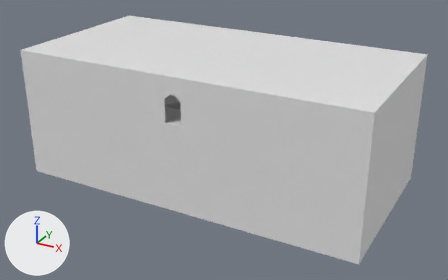
The Blender file Assets/Models/Environment/Scenes/Tutorial/tutorial_facilityRoomPushing2.blend: old version first, new version second.
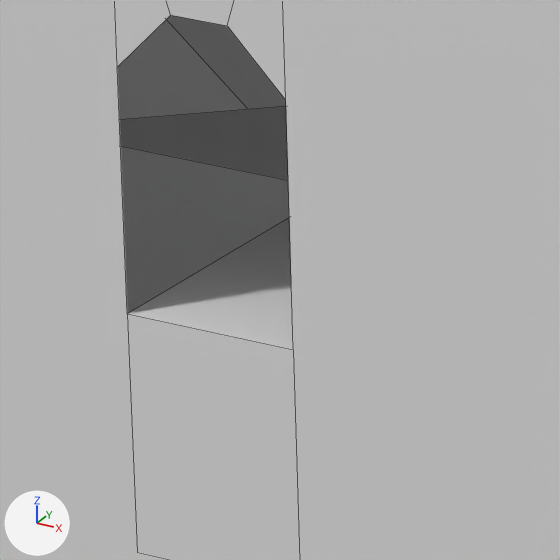
Each version appears first whole from a 50 mm lens placed at (51.6, -108.9, 53.7), pointed at (1.2, -17.4, 7.9), and next in a close-up on the part from 34% to 46% of the width and 33% to 52% of the height. Arrows for +X, +Y and +Z are at lower left; the lights stay in place. The close-ups show mesh edges as thin lines.

Objects in the first close-up: 'Cube.001', 'Room'.
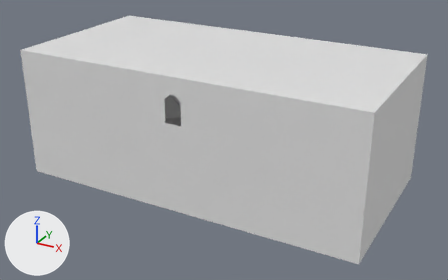
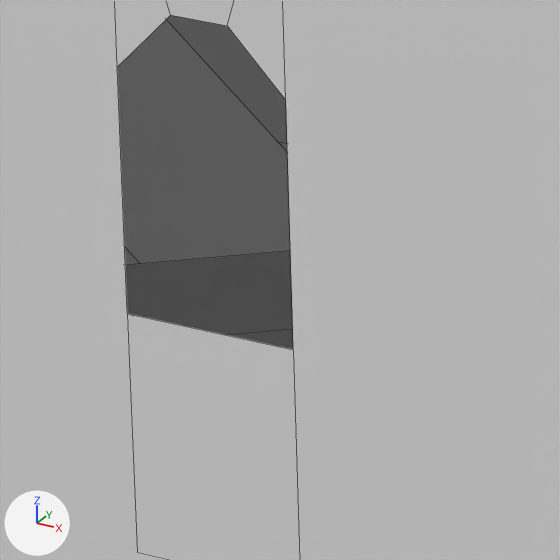
Changed parts and their boxes (x1, y1, x2, y2) in the close-ups (560 x 560 px):
part 1 of me_cube_001, cut back: before (120, 106, 293, 349); after (228, 329, 293, 349)
'Cube.001', unchanged, uncovered by the edit: before (117, 20, 248, 119); after (117, 20, 290, 265)

The change, as a diff of the scene's bpy script:
```diff
--- a/Assets/Models/Environment/Scenes/Tutorial/tutorial_facilityRoomPushing2.blend.py
+++ b/Assets/Models/Environment/Scenes/Tutorial/tutorial_facilityRoomPushing2.blend.py
@@ me_cube_001 @@
 # used by ob_room; location = (0.0, 0.0, 0.0)
-me_cube_001.from_pydata(...)  # 68 vertices, 49 faces; spans x -32.0..32.0, y -32.0..0.0, z 0.0..24.0
+me_cube_001.from_pydata(...)  # 64 vertices, 44 faces; spans x -32.0..32.0, y -32.0..0.0, z 0.0..24.0
+# me_cube_001 part 1
+# 6 vertices are removed from x -7.5..7.5, y -26.0..-22.0, z 16.0
+# 10 faces are deleted
+# 2 vertices are added at (1.5, -26.0, 9.0), (-1.5, -26.0, 9.0)
+# 5 new faces join them
 me_cube_001.materials.append(mat_tile)
```
